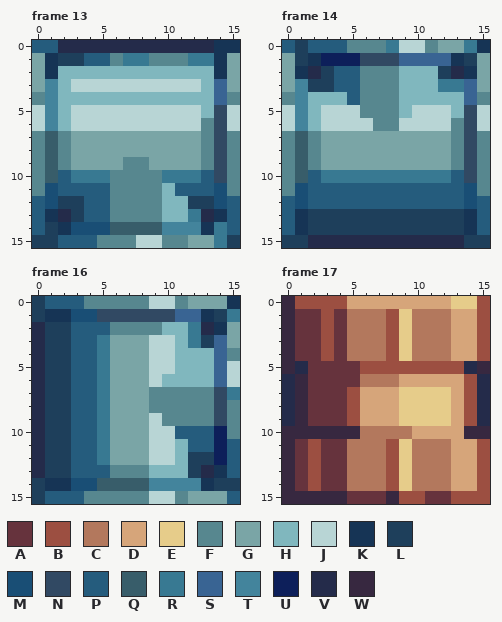
Pixel-art file: public/assets/graphics/snek-pipes.ase. That is the earlier state.
16x16 pixels, 76 frames. Colours within 5 levels of each other are drawn and written as one. Shown: frame 13, frame 14, frame 16, frame 17. The commit also changed other frames, which this record leaves out.
Visible layers, top first: "Layer 1", "bg".
Palette (. is transparent): A #66333d  B #9c4f41  C #b3785d  D #d6a57a  E #e6cc8a  F #57878f  G #7aa5a6  H #80b7be  J #b8d5d5  K #163455  L #1e3f5b  M #194e75  N #314963  P #255c7d  Q #385d6a  R #387992  S #396493  T #43849c  U #0d1f5a  V #242b4a  W #372840
Pixels before, frame 13, first column x 0:
 0 PPVVVVVVVVVVVVKK
 1 GKLLPPFRRFFFRRKG
 2 GKHHHHHHHHHHHHKG
 3 GTHJJJJJJJJJJHSG
 4 FTHHHHHHHHHHHHSF
 5 JTHJJJJJJJJJJHNJ
 6 JTHJJJJJJJJJJFNJ
 7 FQFGGGGGGGGGGFNF
 8 FQFGGGGGGGGGGFNF
 9 FQFGGGGFFGGGGFNF
10 FQPRRRFFFFRRRPNF
11 FMPPPPFFFFHPPPMF
12 PMLLPPFFFFHHLLMP
13 PKVLPPFFFFHHRVKP
14 PLKMMMQQQQTTTKRP
15 LLPPPFFFJJFFGGRL
Pixels before, frame 14, first column x 0:
 0 PLPPPFFFRJJFGGRK
 1 GLKUUUNNNSSSSKLG
 2 GKVLPPFFFHHHLVKG
 3 GTLLPPFFFHHHRRSG
 4 FTHHHPFFFHHHHHSF
 5 JTHJJJFFFHJJJHNJ
 6 JTHJJJJFFJJJJFNJ
 7 FQFGGGGGGGGGGFNF
 8 FQFGGGGGGGGGGFNF
 9 FQFGGGGGGGGGGFNF
10 FQPRRRRRRRRRRPNF
11 FMPPPPPPPPPPPPMF
12 PMPPPPPPPPPPPPMP
13 PKLLLLLLLLLLLLKP
14 PKLLLLLLLLLLLLKP
15 LLVVVVVVVVVVVVLL
Pixels before, frame 16, first column x 0:
 0 LPPPFFFFFJJFGGGK
 1 LKKMMNNNNNNSSKLR
 2 VLLPPPFFFFHHRVKG
 3 VLLPPRGGGJJHRLSG
 4 VLLPPRGGGJJHHHSF
 5 VLLPPRGGGJJHHHSJ
 6 VLLPPRGGGJHHHHSJ
 7 VLLPPRGGGFFFFFNR
 8 VLLPPRGGGFFFFFNF
 9 VLLPPRGGGJFFFFNF
10 VLLPPRGGGJJPPPUF
11 VLLPPRGGGJJHPPUP
12 VLLPPRGGGJJHLLUP
13 VLLPPPFFFHHHLVKP
14 LKKMMQQQQTTTTKLL
15 LPPPFFFFFJJFGGGP
Pixels before, frame 17, first column x 0:
 0 WBBBBDDDDDDDDEEB
 1 WAABACCCBECCCDDB
 2 WAABACCCBECCCDDB
 3 WAABACCCBECCCDDB
 4 WAABACCCBECCCDDB
 5 WVAAAABBBBBBBBVW
 6 VWAAAACCCDDDDDBV
 7 VWAAABDDDEEEEDBV
 8 VWAAABDDDEEEEDBV
 9 VWAAABDDDEEEEDBV
10 WWWWWWCCCCDDDDWW
11 WABAACCCBECCCDDB
12 WABAACCCBECCCDDB
13 WABAACCCBECCCDDB
14 WABAACCCBECCCDDB
15 WWWWWAAAWBBAABBB
Now the later version:
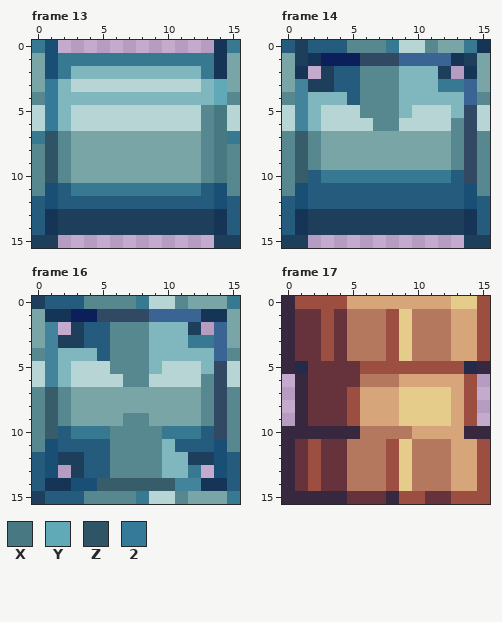
Colours new in this view: X #487882  Y #60a9b7  Z #2f5466  2 #367a99
The edit:
layer "bg" now hidden
Changed rows in their new state; - is an unchanged pixel.
Frame 13:
first column x 0:
 0 RM............-R
 1 -MRRRRR--RRR----
 2 -MR----------R--
 3 -2------------Y-
 4 -2------------Y-
 5 -2-----------FX-
 6 -2------------X-
 7 RZ------------XR
 8 -Z------------X-
 9 -Z-----GG-----X-
10 -ZFGGGGGGGGGGFX-
11 ---RRRRRRRRRR---
12 --PP--PPPPPPPP--
13 --L-LLLLLLLLLL--
14 -KLLLLLLLLLLLLK-
15 --............L-
Frame 14:
first column x 2:
 2 .----------.
first column x 2:
15 ............
Frame 16:
first column x 0:
 0 --------R------R
 1 G--UU----SS---KG
 2 GT.L-----H--L.S-
 3 GT-L-PFFFHH--R--
 4 FTHHHPFFFHH-----
 5 JTHJJJFFFH-JJ-N-
 6 JTHJJJJFF-JJJFN-
 7 FQFGGG---GGGG--F
 8 FQFGGG---GGGG---
 9 FQFGGG-FFGGGG---
10 FQPRR-FFFFRRR-N-
11 FMP--PFFFFHP--MF
12 PM-L-PFFFFH---M-
13 PM.L-----F--R.M-
14 P--------QQ---KP
15 --------R------R
Frame 17:
first column x 0:
 6 .--------------.
 7 .--------------.
 8 .--------------.
 9 .--------------.
Pixel boxes of the changes (left, top, right, bottom) in both pictures:
changed: (32, 40, 240, 248)
erased: (308, 66, 321, 79)
erased: (451, 66, 464, 79)
erased: (308, 235, 464, 248)
changed: (32, 296, 240, 504)
erased: (282, 374, 295, 426)
erased: (477, 374, 490, 426)
